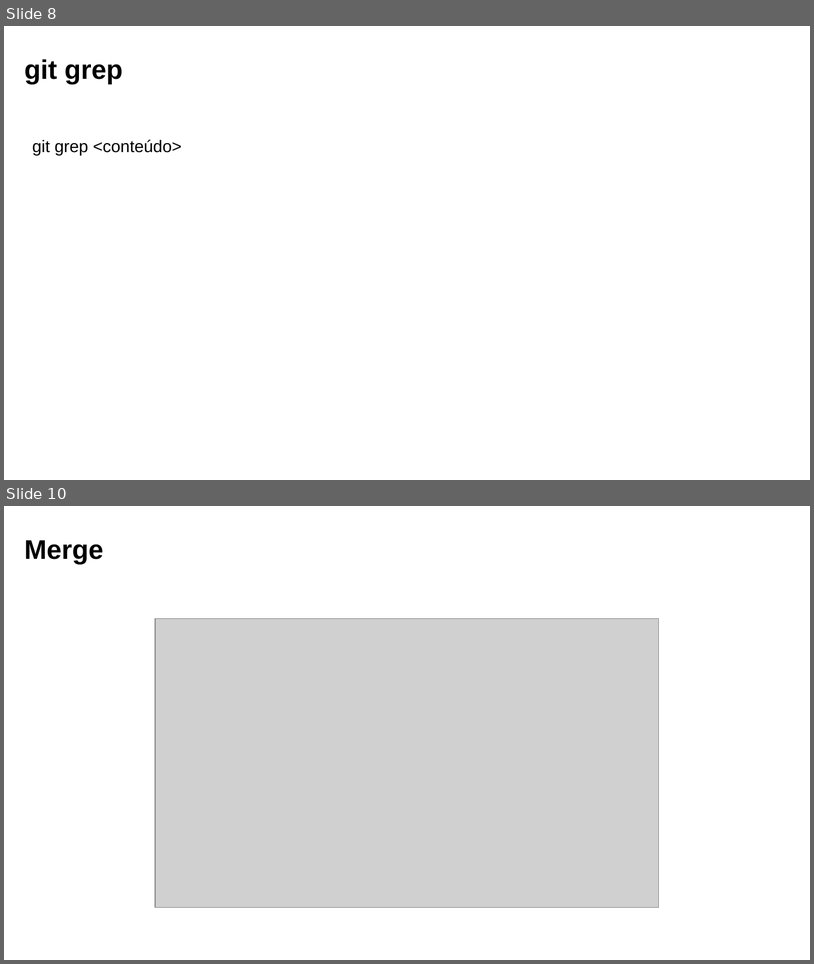
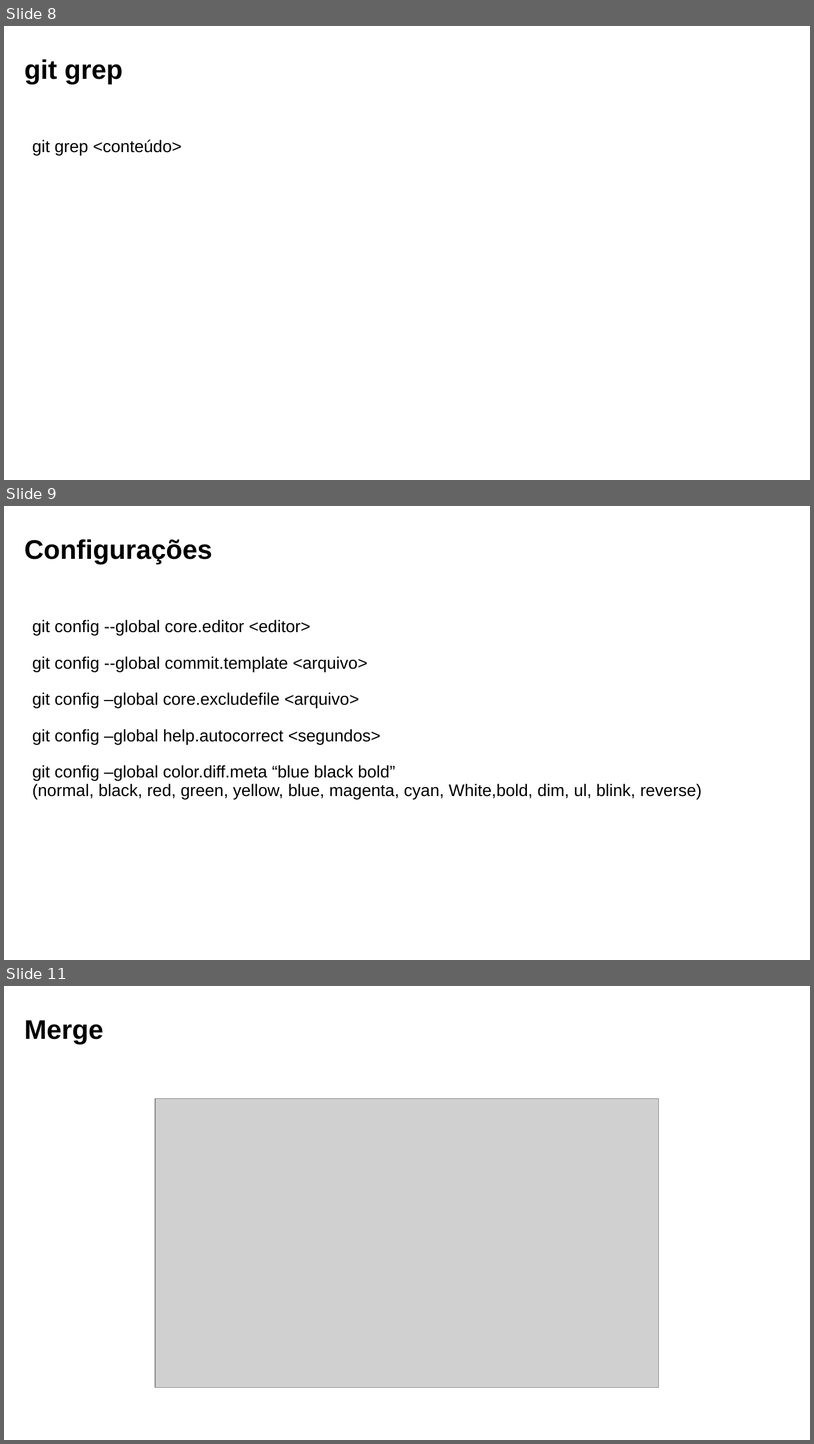
Before and after one commit to yunoguthi/testeCursoGit, a slide deck: aula04.pptx. Shown one above the other, each under a label of ours: slides 8 and 10 before the commit, slides 8, 9 and 11 after it; the slides between them are not shown. The pictures are 814x964 and 814x1444 pixels, drawn with LibreOffice and Linux fonts; fonts in the diff are those of the drawing; grey boxes stand for pictures; background and template pictures are left out. Boxes give left, top, right and bottom in pixels: in the first picture for what was removed or moved away, otherwise in the second. Text is boxed around its words. In the diff, an @@ line names an element or a change of style, - is before the commit and + after.

```diff
--- a/aula04.pptx
+++ b/aula04.pptx
@@ slide 9 added at bbox=[4, 506, 810, 960], background #FFFFFF @@
@@ text added at bbox=[24, 539, 212, 564], 32 pt, text #000000, bold @@
+Configurações
@@ text added at bbox=[32, 619, 702, 799], 20 pt, text #000000 @@
+git config --global core.editor <editor>
+git config --global commit.template <arquivo>
+git config –global core.excludefile <arquivo>
+git config –global help.autocorrect <segundos>
+git config –global color.diff.meta “blue black bold”
+(normal, black, red, green, yellow, blue, magenta, cyan, White,bold, dim, ul, blink, reverse)
@@ what was slide 10 is now slide 11 @@
```
Also in this commit, not shown: 2 slides changed, 1 other file.
